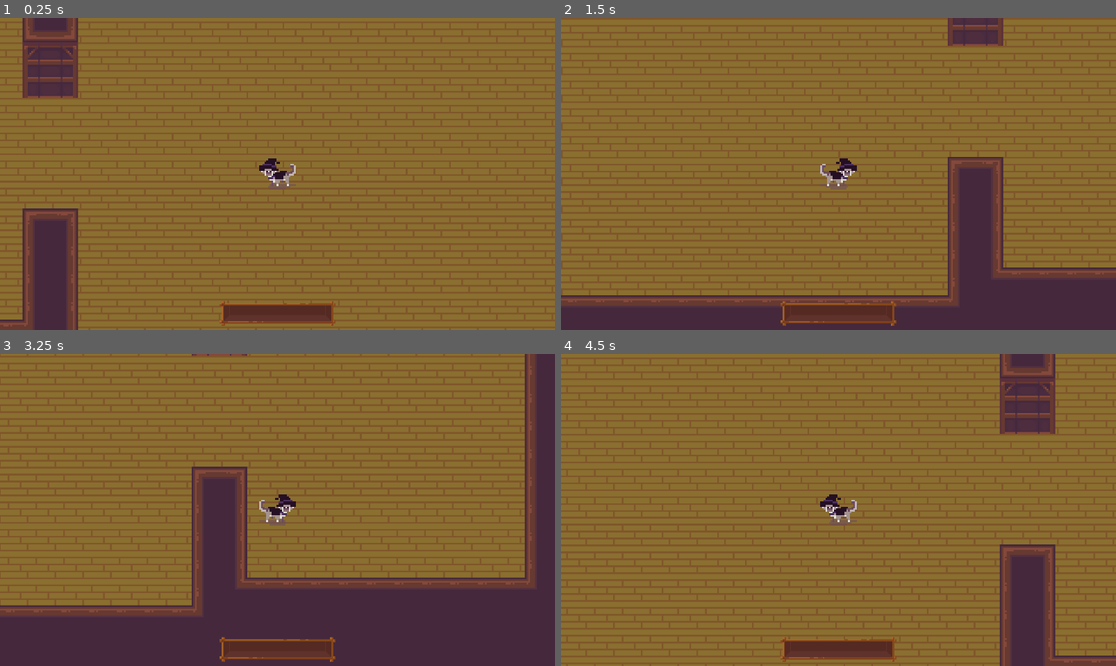
Above: before the commit, frames 1-4 (two rows, left to right).
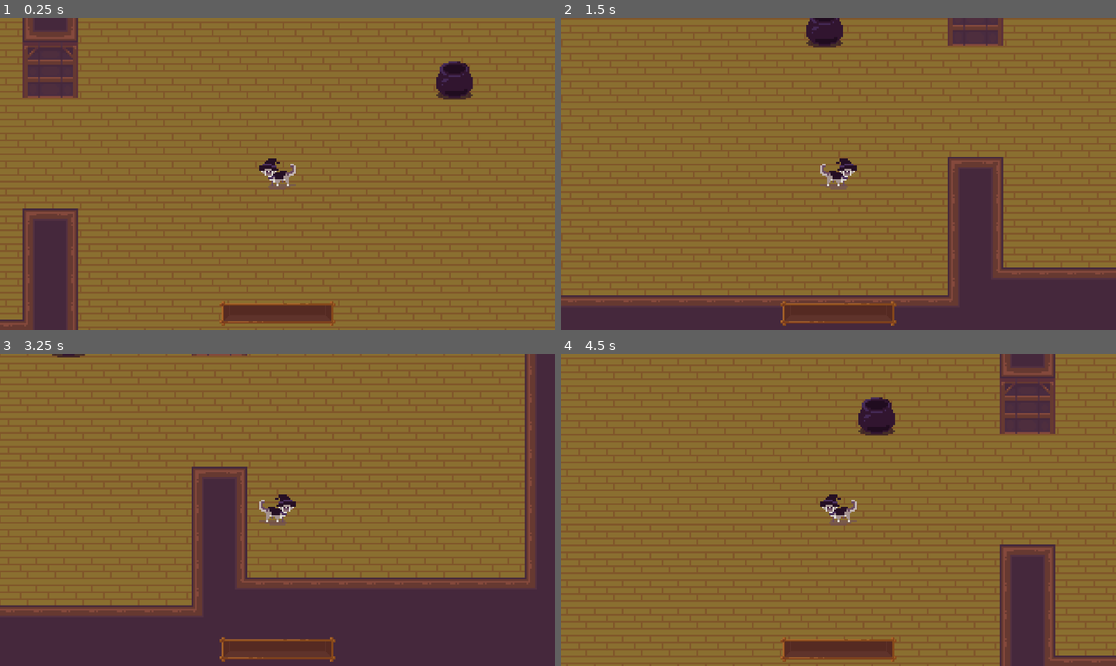
Above: after the commit, the same moments.

Repository: Tarnest/witch-cooking-game
Game: Godot game, scene res://Main/main.tscn
The game is run twice, just before and just after one commit, with the same random seed, the same clock (stepped at 60 frames per second) and the same inputs. The engine's default icon, where the game draws it, is replaced by a stand-in: a white triangle on a blue panel in a dark square.
Inputs:
- Up to frame 1 (0.25 s): no input
- Up to frame 2 (1.5 s): tap Enter at 0.5 s; hold D (move_right) 0.53-1.28 s; hold S (move_down) from 1.28 s (still down)
- Up to frame 3 (3.25 s): release S (move_down) at 2.03 s; hold D (move_right) 2.03-2.78 s; hold W (move_up) from 2.78 s (still down)
- Up to frame 4 (4.5 s): release W (move_up) at 3.53 s; hold A (move_left) from 3.53 s (still down); tap E (open_menu) at 4.15 s

The runs differ from the first frame. In frame 1, 0.7% of the frame differs, in the area x 78-86%, y 13-27%; in frame 2, 0.6%; in frame 3, less than 0.1%; in frame 4, 0.7%.

Commit message:
Linked PlayerInventory with UI

Diff:
--- a/Inventory/inventory.gd
+++ b/Inventory/inventory.gd
@@ -5,6 +5,7 @@
 
 @export var slots: Array[InventorySlot]
 @export var max_items: int = 3
+@export var possible_items: Array[InventoryItem]
 
 func insert(item: InventoryItem):
 	var item_slots = slots.filter(func(slot): return slot.item == item)
@@ -30,3 +31,8 @@
 		item_slots[0].item = null
 
 	update.emit()
+
+func check_item(item_name: String):
+	for item in possible_items:
+		if item.name == item_name:
+			insert(item)
--- a/Main/UIController.gd
+++ b/Main/UIController.gd
@@ -1,6 +1,7 @@
 extends CanvasLayer
 
-@export var object: PanelContainer
+@onready var object = $PanelContainer
+
 
 func _on_open():
 	object.visible = true
--- /dev/null
+++ b/Main/cauldron_panel.gd
@@ -0,0 +1,6 @@
+extends PanelContainer
+
+signal button_clicked(item)
+
+func _on_eyeball_pressed():
+	button_clicked.emit("eyeball")
--- a/Main/main.tscn
+++ b/Main/main.tscn
@@ -1,13 +1,15 @@
-[gd_scene load_steps=12 format=3 uid="uid://k6sf5hm387vs"]
+[gd_scene load_steps=14 format=3 uid="uid://k6sf5hm387vs"]
 
 [ext_resource type="Script" path="res://Main/main.gd" id="1_ughty"]
 [ext_resource type="Texture2D" uid="uid://d1rh6mau1dyi5" path="res://Assets/FloorAndWalls/store_tilemap.png" id="2_vkgnn"]
 [ext_resource type="PackedScene" uid="uid://cdsmsbxodmlt8" path="res://Player/player.tscn" id="3_dwiu7"]
-[ext_resource type="Texture2D" uid="uid://c35t3qjuuji32" path="res://icon.svg" id="4_4t0g0"]
+[ext_resource type="Resource" uid="uid://dvi5ti6oyb02v" path="res://Player/player_inventory.tres" id="4_2wowl"]
 [ext_resource type="Script" path="res://Objects/objects.gd" id="4_qnvxi"]
 [ext_resource type="Texture2D" uid="uid://dk685qnxk8nwa" path="res://Objects/GUIObjects/Eyeball/eyeball.png" id="6_a08v1"]
 [ext_resource type="Script" path="res://Main/UIController.gd" id="6_hq43h"]
+[ext_resource type="Script" path="res://Main/cauldron_panel.gd" id="6_ks1wo"]
 [ext_resource type="Texture2D" uid="uid://im2tv7jpv33e" path="res://Objects/GUIObjects/Eyeball/eyeball_2.png" id="7_3cn6j"]
+[ext_resource type="Texture2D" uid="uid://bi4i68nugg2u1" path="res://Objects/InteractableObjects/Cauldron.png" id="8_agjks"]
 
 [sub_resource type="TileSetAtlasSource" id="TileSetAtlasSource_mailf"]
 texture = ExtResource("2_vkgnn")
@@ -130,8 +132,9 @@
 physics_layer_0/collision_layer = 2
 sources/0 = SubResource("TileSetAtlasSource_mailf")
 
-[sub_resource type="RectangleShape2D" id="RectangleShape2D_16x8a"]
-size = Vector2(32, 32)
+[sub_resource type="CapsuleShape2D" id="CapsuleShape2D_acigl"]
+radius = 12.0
+height = 26.0
 
 [node name="Main" type="Node2D"]
 script = ExtResource("1_ughty")
@@ -143,44 +146,44 @@
 format = 2
 layer_0/tile_data = PackedInt32Array(589826, 0, 0, 655362, 0, 0, 720898, 0, 0, 786434, 0, 0, 851970, 0, 0, 917506, 0, 0 …(13444 unchanged characters)…
 
-[node name="Shelf" type="StaticBody2D" parent="." groups=["Container"]]
+[node name="Cauldron" type="StaticBody2D" parent="." groups=["Container"]]
+texture_filter = 1
+position = Vector2(409, 166)
 collision_layer = 4
 script = ExtResource("4_qnvxi")
-
-[node name="Sprite2D" type="Sprite2D" parent="Shelf"]
-position = Vector2(87, 205)
-scale = Vector2(0.25, 0.25)
-texture = ExtResource("4_4t0g0")
+player_inventory = ExtResource("4_2wowl")
+
+[node name="Sprite2D" type="Sprite2D" parent="Cauldron"]
+texture = ExtResource("8_agjks")
 metadata/_edit_lock_ = true
 
-[node name="CollisionShape2D" type="CollisionShape2D" parent="Shelf"]
-position = Vector2(87, 205)
-shape = SubResource("RectangleShape2D_16x8a")
+[node name="CollisionShape2D" type="CollisionShape2D" parent="Cauldron"]
+shape = SubResource("CapsuleShape2D_acigl")
 metadata/_edit_lock_ = true
 
-[node name="CanvasLayer" type="CanvasLayer" parent="Shelf" node_paths=PackedStringArray("object")]
+[node name="CanvasLayer" type="CanvasLayer" parent="Cauldron"]
 script = ExtResource("6_hq43h")
-object = NodePath("Shelf")
-
-[node name="Shelf" type="PanelContainer" parent="Shelf/CanvasLayer"]
+
+[node name="PanelContainer" type="PanelContainer" parent="Cauldron/CanvasLayer"]
 visible = false
 offset_left = 1096.0
 offset_top = 25.0
 offset_right = 1889.0
 offset_bottom = 1053.0
-
-[node name="VBoxContainer" type="VBoxContainer" parent="Shelf/CanvasLayer/Shelf"]
-layout_mode = 2
-
-[node name="HBoxContainer" type="HBoxContainer" parent="Shelf/CanvasLayer/Shelf/VBoxContainer"]
-layout_mode = 2
-
-[node name="Eyeball" type="TextureButton" parent="Shelf/CanvasLayer/Shelf/VBoxContainer/HBoxContainer"]
+script = ExtResource("6_ks1wo")
+
+[node name="VBoxContainer" type="VBoxContainer" parent="Cauldron/CanvasLayer/PanelContainer"]
+layout_mode = 2
+
+[node name="HBoxContainer" type="HBoxContainer" parent="Cauldron/CanvasLayer/PanelContainer/VBoxContainer"]
+layout_mode = 2
+
+[node name="Eyeball" type="TextureButton" parent="Cauldron/CanvasLayer/PanelContainer/VBoxContainer/HBoxContainer"]
 layout_mode = 2
 texture_normal = ExtResource("6_a08v1")
 texture_hover = ExtResource("7_3cn6j")
 
-[node name="Close" type="Button" parent="Shelf/CanvasLayer/Shelf/VBoxContainer"]
+[node name="Close" type="Button" parent="Cauldron/CanvasLayer/PanelContainer/VBoxContainer"]
 layout_mode = 2
 size_flags_vertical = 8
 text = "Close"
@@ -193,6 +196,8 @@
 [node name="Camera2D" type="Camera2D" parent="Player"]
 zoom = Vector2(6, 6)
 
-[connection signal="open_menu" from="Shelf" to="Shelf/CanvasLayer" method="_on_open"]
-[connection signal="pressed" from="Shelf/CanvasLayer/Shelf/VBoxContainer/Close" to="Shelf" method="_on_close_pressed"]
-[connection signal="pressed" from="Shelf/CanvasLayer/Shelf/VBoxContainer/Close" to="Shelf/CanvasLayer" method="_on_close_pressed"]
+[connection signal="open_menu" from="Cauldron" to="Cauldron/CanvasLayer" method="_on_open"]
+[connection signal="button_clicked" from="Cauldron/CanvasLayer/PanelContainer" to="Cauldron" method="_on_panel_container_button_clicked"]
+[connection signal="pressed" from="Cauldron/CanvasLayer/PanelContainer/VBoxContainer/HBoxContainer/Eyeball" to="Cauldron/CanvasLayer/PanelContainer" method="_on_eyeball_pressed"]
+[connection signal="pressed" from="Cauldron/CanvasLayer/PanelContainer/VBoxContainer/Close" to="Cauldron" method="_on_close_pressed"]
+[connection signal="pressed" from="Cauldron/CanvasLayer/PanelContainer/VBoxContainer/Close" to="Cauldron/CanvasLayer" method="_on_close_pressed"]
--- a/Objects/objects.gd
+++ b/Objects/objects.gd
@@ -2,6 +2,7 @@
 
 signal open_menu
 
+@export var player_inventory: Inventory
 var object_closed = true
 
 
@@ -12,3 +13,7 @@
 
 func _on_close_pressed():
 	object_closed = true
+
+
+func _on_panel_container_button_clicked(item_name):
+	player_inventory.check_item(item_name)
--- a/Player/player_inventory.tres
+++ b/Player/player_inventory.tres
@@ -1,7 +1,8 @@
-[gd_resource type="Resource" script_class="Inventory" load_steps=8 format=3 uid="uid://dvi5ti6oyb02v"]
+[gd_resource type="Resource" script_class="Inventory" load_steps=9 format=3 uid="uid://dvi5ti6oyb02v"]
 
 [ext_resource type="Script" path="res://Inventory/inventory.gd" id="1_pao7w"]
 [ext_resource type="Script" path="res://Inventory/inventory_slot.gd" id="2_nvjk3"]
+[ext_resource type="Resource" uid="uid://bmcv40mlchqsg" path="res://Objects/GUIObjects/Eyeball/eyeball.tres" id="2_pyo8w"]
 
 [sub_resource type="Resource" id="Resource_u100v"]
 script = ExtResource("2_nvjk3")
@@ -27,3 +28,4 @@
 script = ExtResource("1_pao7w")
 slots = Array[ExtResource("2_nvjk3")]([SubResource("Resource_u100v"), SubResource("Resource_eo22q"), SubResource("Resource_1em6u"), SubResource("Resource_dvlti"), SubResource("Resource_1mpgc")])
 max_items = 3
+possible_items = Array[Resource("res://Inventory/inventory_item.gd")]([ExtResource("2_pyo8w")])
